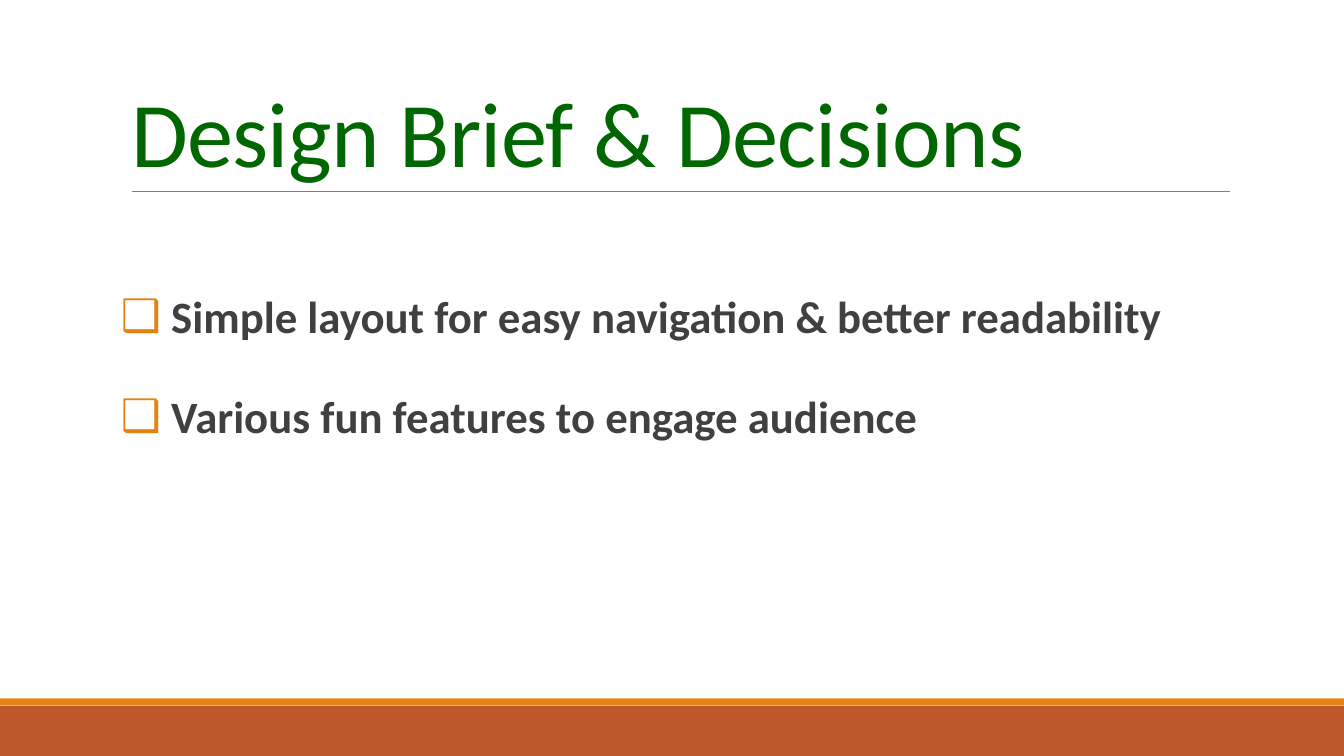
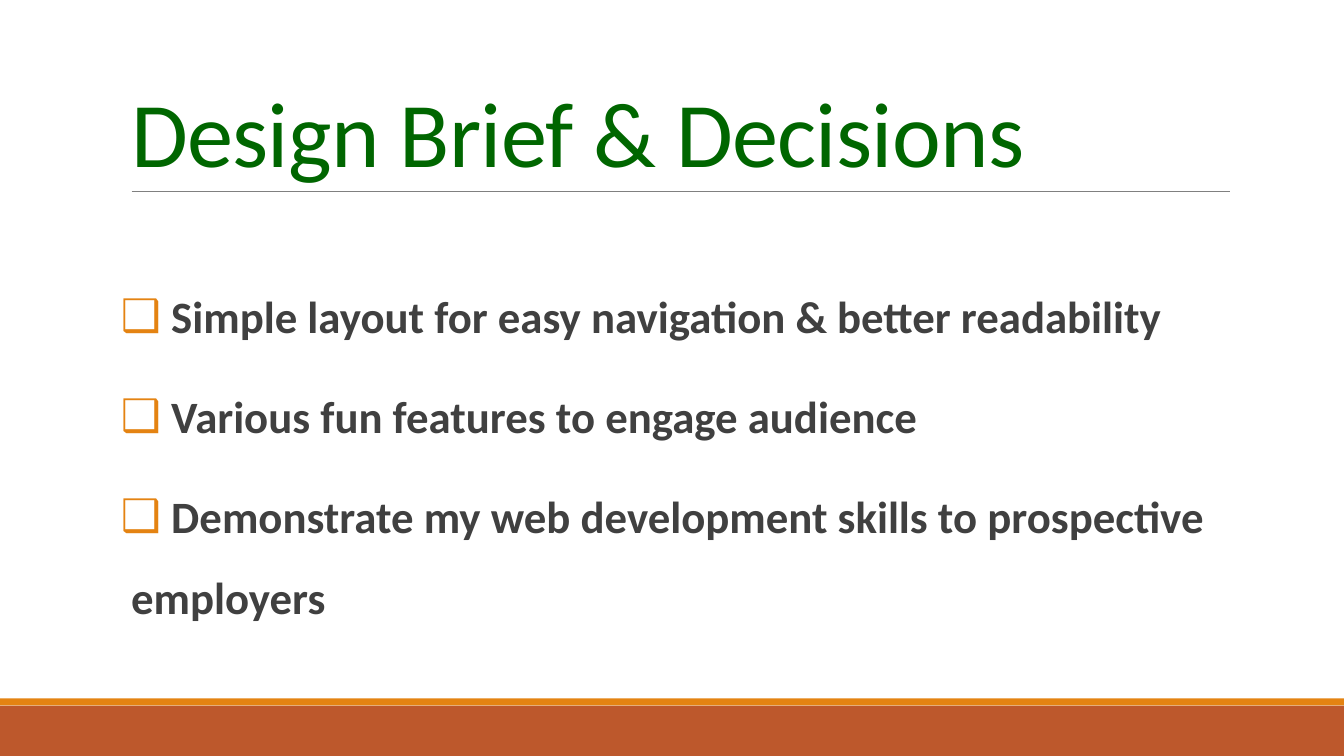
Before and after one commit to EllieChen-Git/EllieChen.github.io, a slide deck: slide 2 of ppt/Portfolio Website - Ellie Chen.pptx. Drawn at 1344x756 pixels with LibreOffice and Linux fonts; fonts in the diff are those of the drawing. Boxes give left, top, right and bottom in pixels: in the first picture for what was removed or moved away, otherwise in the second. Text is boxed around its words. In the diff, an @@ line names an element or a change of style, - is before the commit and + after.

```diff
--- a/ppt/Portfolio Website - Ellie Chen.pptx
+++ b/ppt/Portfolio Website - Ellie Chen.pptx
@@ text at box(131, 501, 1203, 621): paragraph added @@
+❑ Demonstrate my web development skills to prospective employers
```
Also in this commit, not shown: 3 other slides changed.
